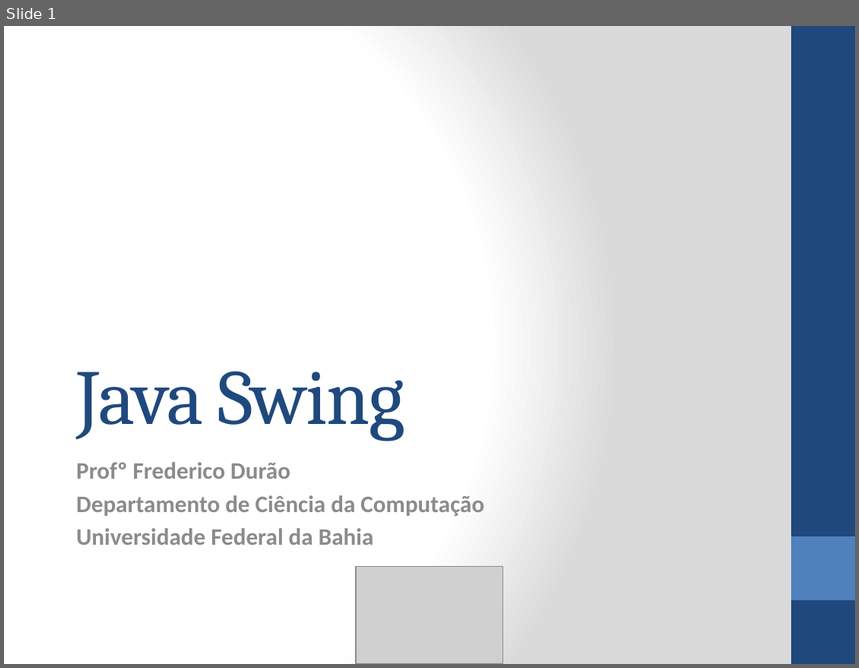
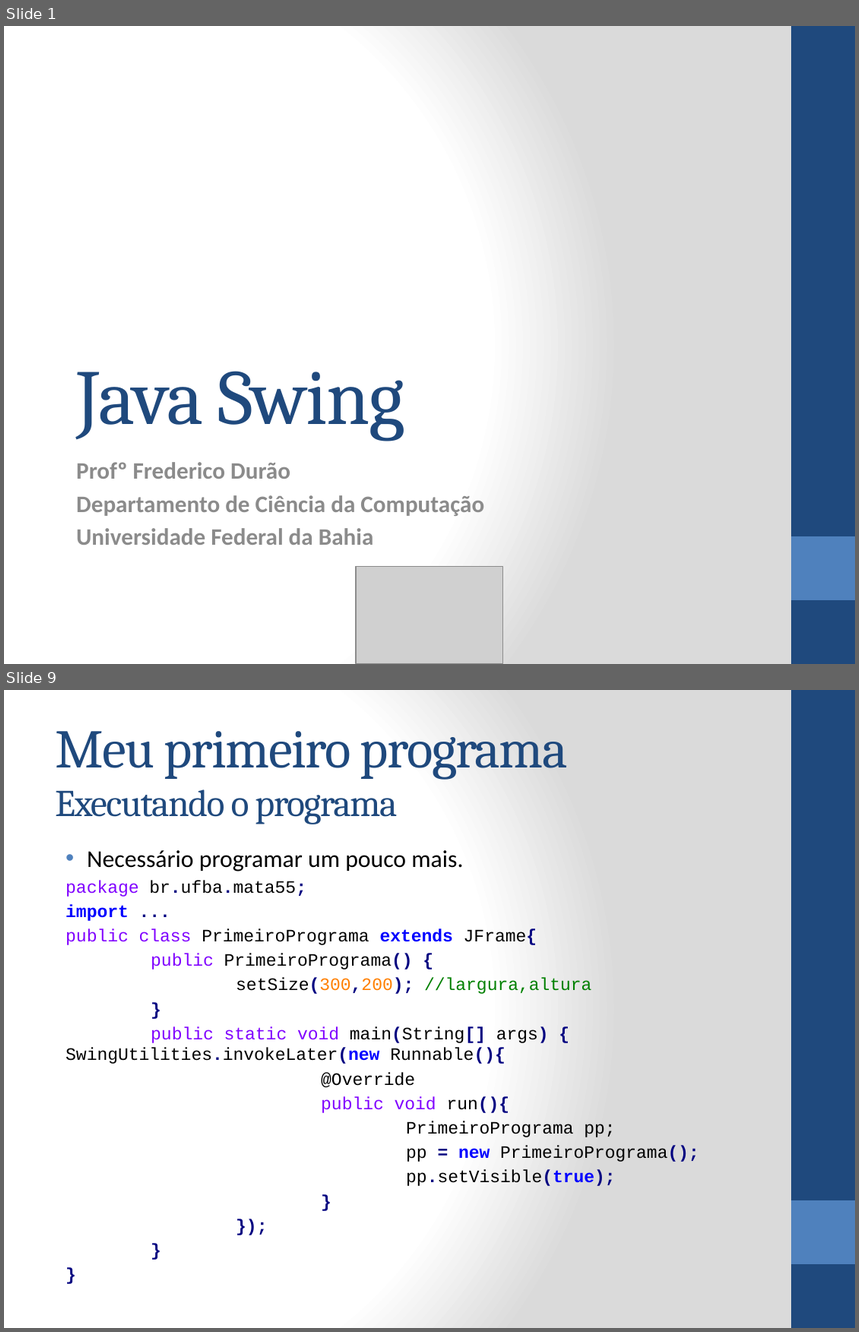
Before and after one commit to tiagogoncalves/dcc_ufba_mata55_monitoria_2014_1, a slide deck: slides/slide-swing/versão ppt/Java Swing.pptx. Shown one above the other, each under a label of ours: slide 1 before the commit, slides 1 and 9 after it; the slides between them are not shown. The pictures are 859x668 and 859x1332 pixels, drawn with LibreOffice and Linux fonts; fonts in the diff are those of the drawing; grey boxes stand for pictures. Boxes give left, top, right and bottom in pixels: in the first picture for what was removed or moved away, otherwise in the second. Text is boxed around its words. In the diff, an @@ line names an element or a change of style, - is before the commit and + after.

```diff
--- a/slides/slide-swing/versão ppt/Java Swing.pptx
+++ b/slides/slide-swing/versão ppt/Java Swing.pptx
@@ slide 9 added at (x1=4, y1=690, x2=855, y2=1328), background gradient #FFFFFF to #DADADA; not listed: 2 template elements that a slide beside it also shows @@
@@ title added at (x1=55, y1=731, x2=568, y2=825), 46 pt, text #1F497D @@
+Meu primeiro programa
+Executando o programa
@@ text added at (x1=66, y1=850, x2=699, y2=1186), 14.8 pt, text #000000 @@
+• Necessário programar um pouco mais.
+package br.ufba.mata55;
+import ...
+public class PrimeiroPrograma extends JFrame{
+public PrimeiroPrograma() {
+setSize(300,200); //largura,altura
+}
+public static void main(String[] args) { SwingUtilities.invokeLater(new Runnable(){
+@Override
+public void run(){
+PrimeiroPrograma pp;
+pp = new PrimeiroPrograma();
+pp.setVisible(true);
+}
+});
+}
+}
```
Also in this commit, not shown: 52 other slides added, 2 slides removed, 3 other files.
